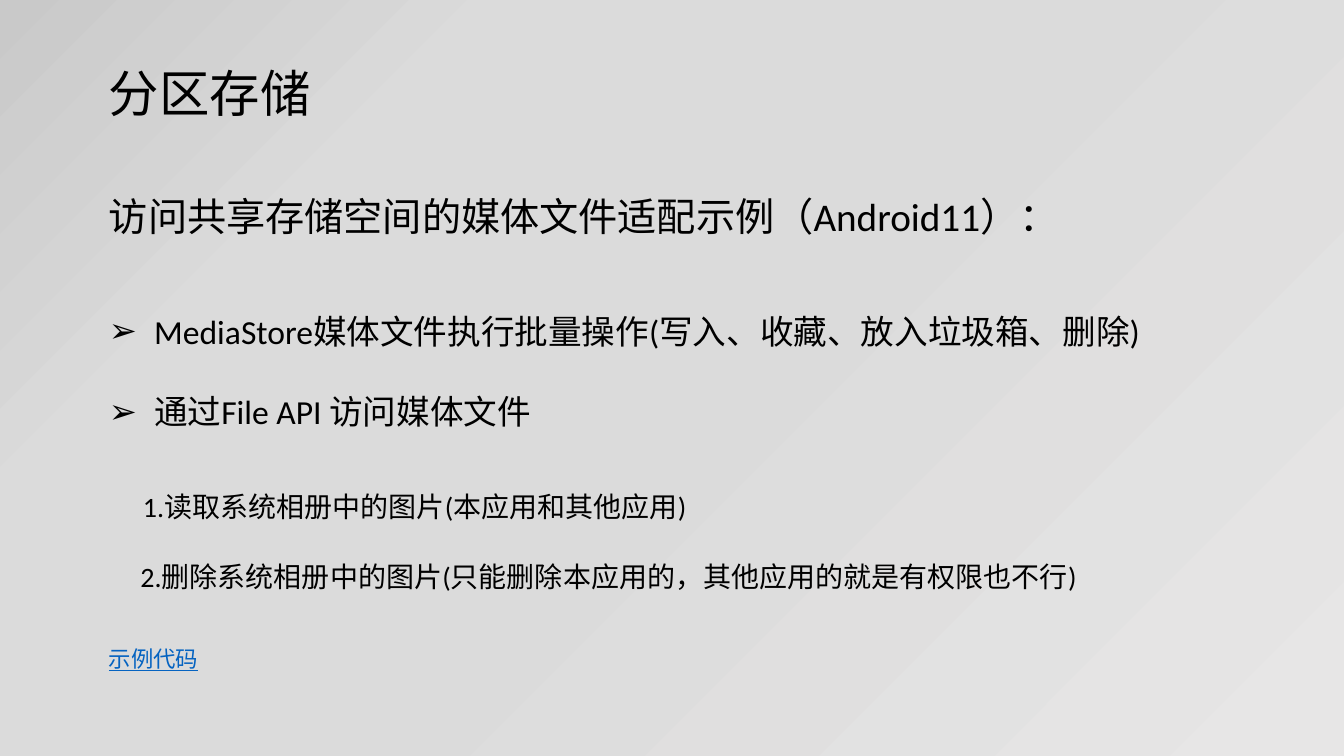
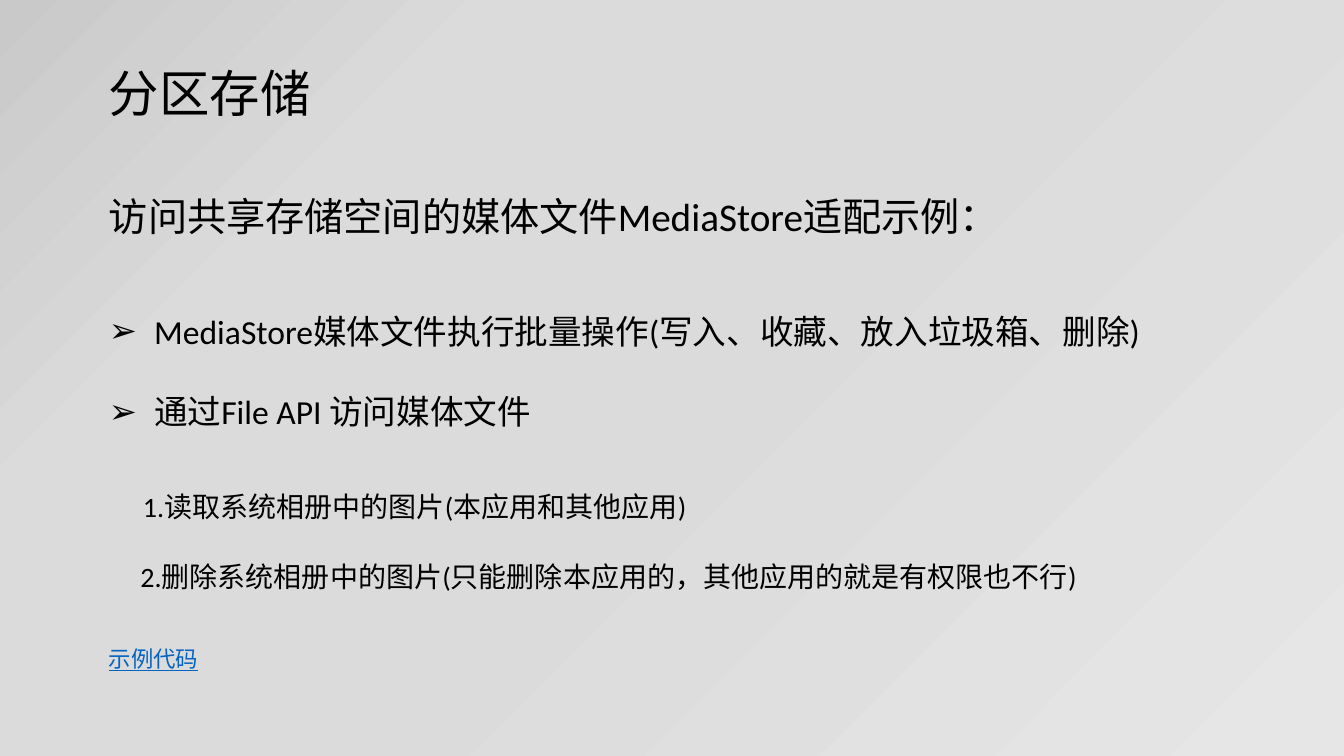
Before and after one commit to jianjunxiao/Adaptation, a slide deck: slide 12 of Android10、11适配.pptx. Drawn at 1344x756 pixels with LibreOffice and Linux fonts; fonts in the diff are those of the drawing. Boxes give left, top, right and bottom in pixels: in the first picture for what was removed or moved away, otherwise in the second. Text is boxed around its words. In the diff, an @@ line names an element or a change of style, - is before the commit and + after.

```diff
--- a/Android10、11适配.pptx
+++ b/Android10、11适配.pptx
@@ text at (109,198,999,235): text changed @@
-访问共享存储空间的媒体文件适配示例（Android11）：
+访问共享存储空间的媒体文件MediaStore适配示例：
```
Also in this commit, not shown: 7 other slides changed, 3 other files.
